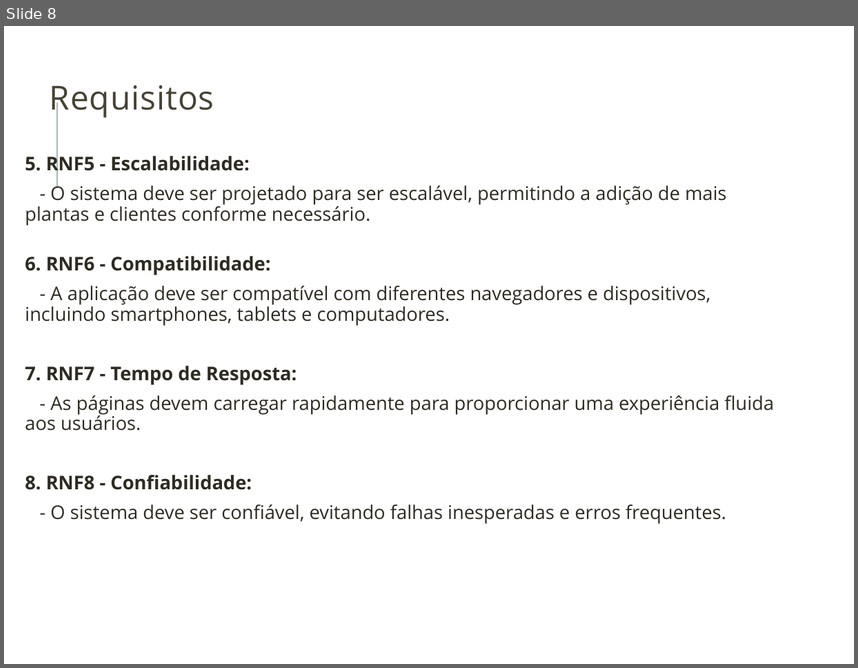
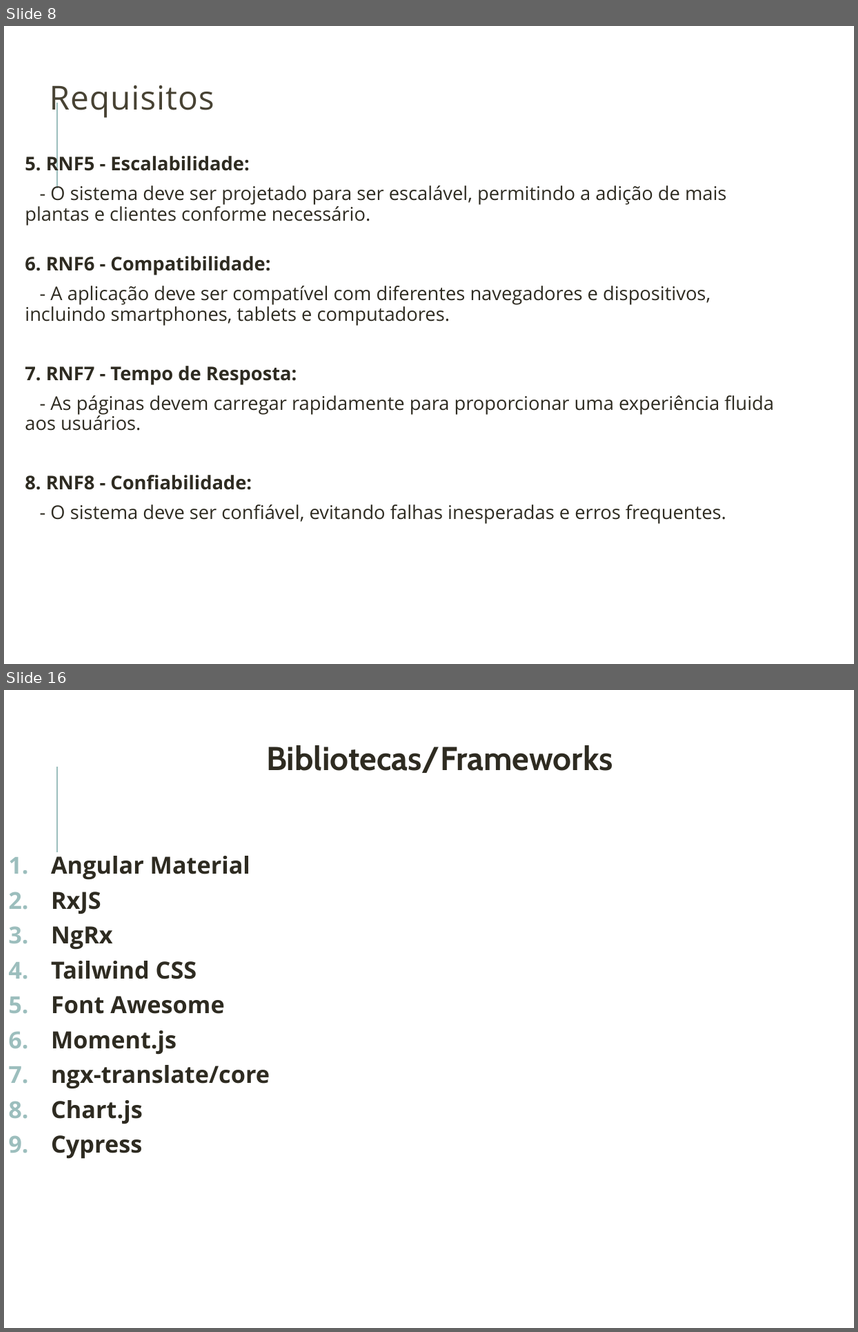
Before and after one commit to erik-tomelin/arborizacao_social, a slide deck: Template_defesa_tema.pptx. Shown one above the other, each under a label of ours: slide 8 before the commit, slides 8 and 16 after it; the slides between them are not shown. The pictures are 858x668 and 858x1332 pixels, drawn with LibreOffice and Linux fonts; fonts in the diff are those of the drawing; background and template pictures are left out. Boxes give left, top, right and bottom in pixels: in the first picture for what was removed or moved away, otherwise in the second. Text is boxed around its words. In the diff, an @@ line names an element or a change of style, - is before the commit and + after.

```diff
--- a/Template_defesa_tema.pptx
+++ b/Template_defesa_tema.pptx
@@ slide 16 added at (4,690,854,1328), background picture (left out); not listed: 1 template element that a slide beside it also shows @@
@@ text added at (51,745,613,1159), 20 pt, text #2E2B21, bold @@
+Bibliotecas/Frameworks
+1. Angular Material
+2. RxJS
+3. NgRx
+4. Tailwind CSS
+5. Font Awesome
+6. Moment.js
+7. ngx-translate/core
+8. Chart.js
+9. Cypress
```
Also in this commit, not shown: 5 slides changed, 5 other slides added, 1 slide removed.
